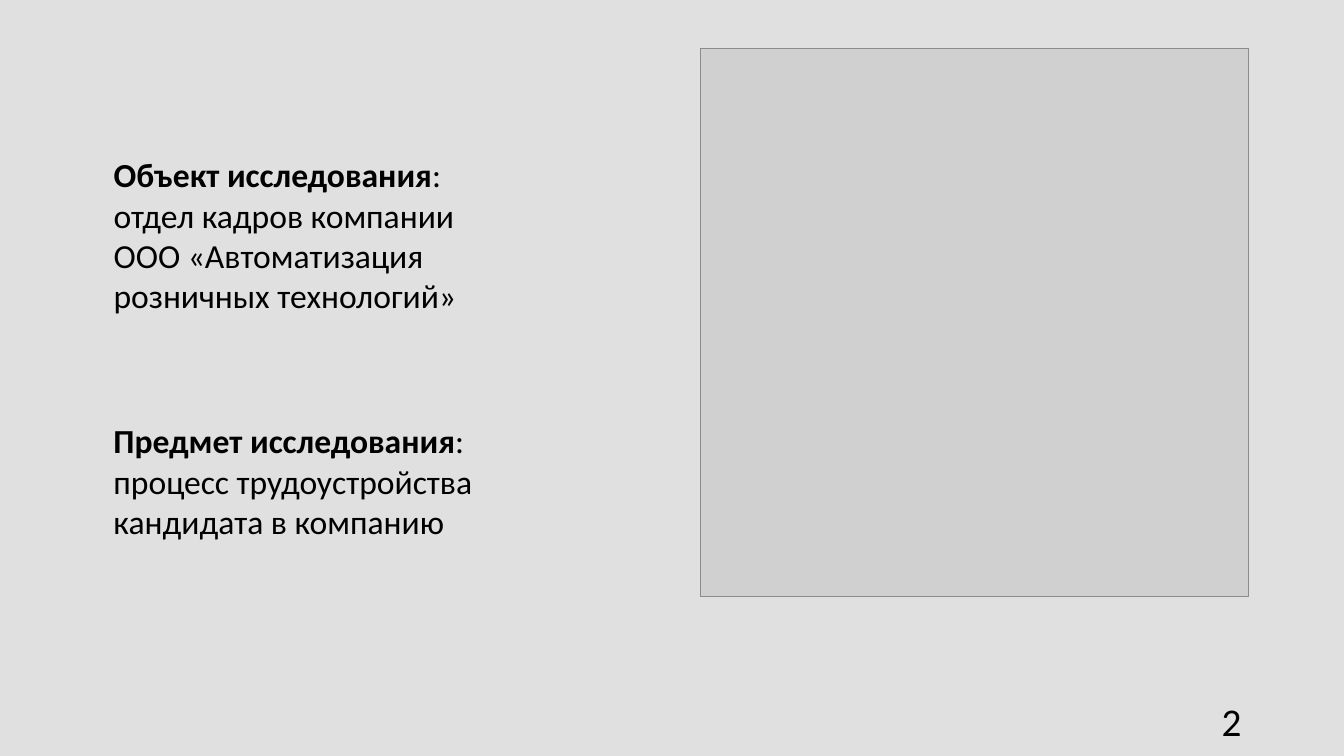
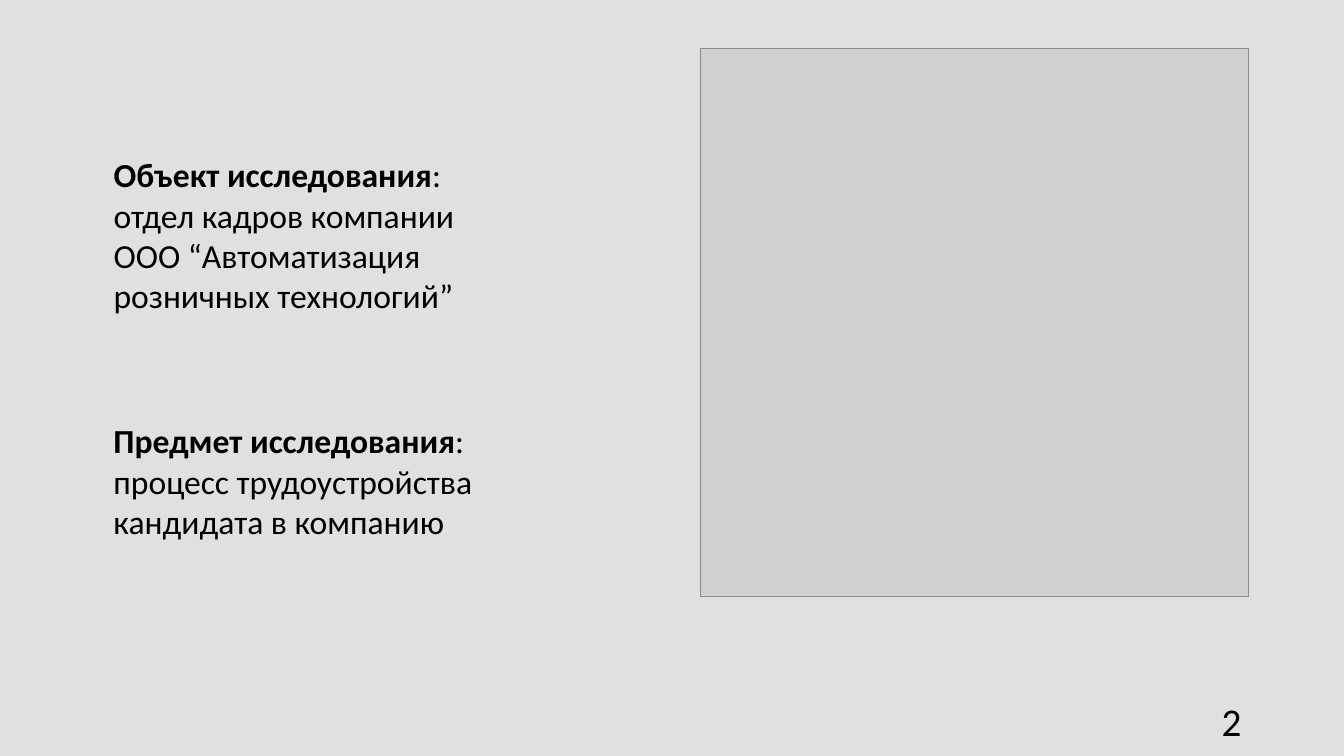
Before and after one commit to churakovra/graduateWork, a slide deck: slide 2 of product/vkr_pres.pptx. Drawn at 1344x756 pixels with LibreOffice and Linux fonts; fonts in the diff are those of the drawing; grey boxes stand for pictures. Boxes give left, top, right and bottom in pixels: in the first picture for what was removed or moved away, otherwise in the second. Text is boxed around its words. In the diff, an @@ line names an element or a change of style, - is before the commit and + after.

```diff
--- a/product/vkr_pres.pptx
+++ b/product/vkr_pres.pptx
@@ text at bbox=[114, 164, 454, 314]: text changed @@
-Объект исследования: отдел кадров компании ООО «Автоматизация розничных технологий»
+Объект исследования: отдел кадров компании ООО “Автоматизация розничных технологий”
```
Also in this commit, not shown: 3 other slides changed, 5 slides added, 2 slides removed, 1 other file.
